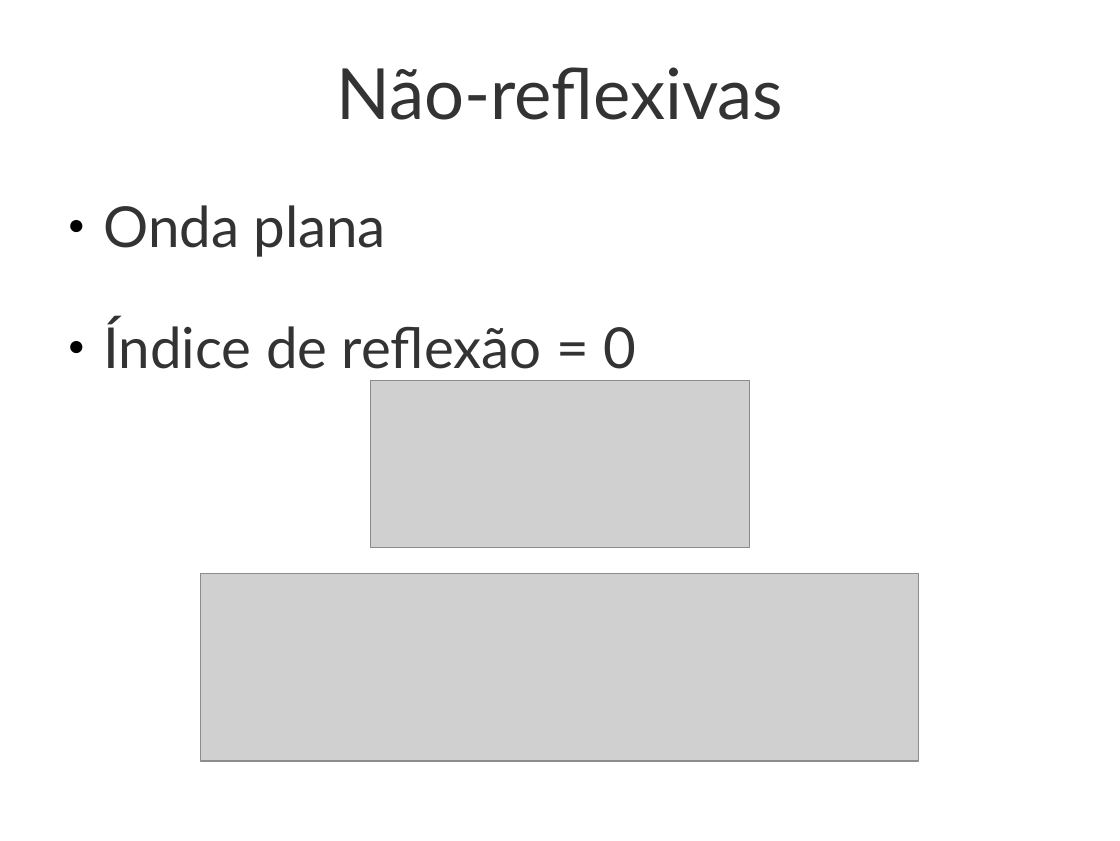
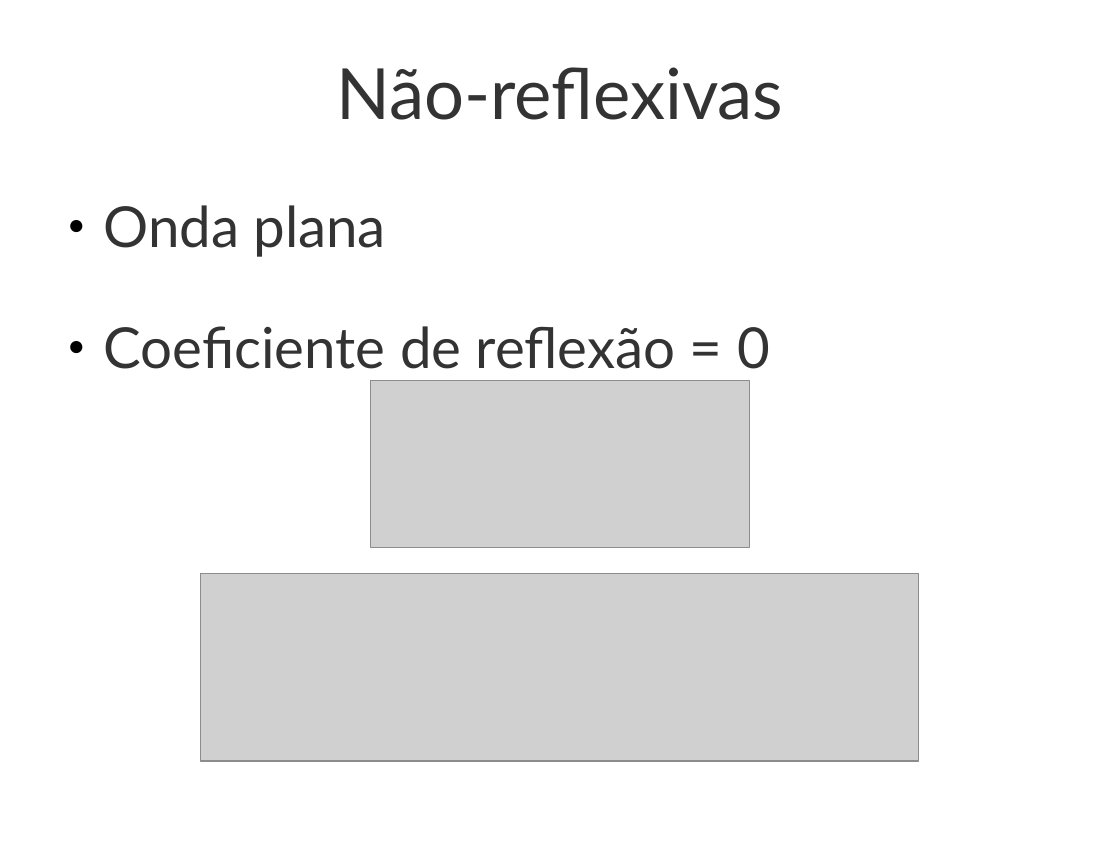
Before and after one commit to leouieda/aula-diferencas-finitas, a slide deck: slide 47 of modelagem-direta-diferencas-finitas.odp. Drawn at 1120x841 pixels with LibreOffice and Linux fonts; fonts in the diff are those of the drawing; grey boxes stand for pictures. Boxes give left, top, right and bottom in pixels: in the first picture for what was removed or moved away, otherwise in the second. Text is boxed around its words. In the diff, an @@ line names an element or a change of style, - is before the commit and + after.

```diff
--- a/modelagem-direta-diferencas-finitas.odp
+++ b/modelagem-direta-diferencas-finitas.odp
@@ text at [104,326,770,369]: text changed @@
-● Índice de reflexão = 0
+● Coeficiente de reflexão = 0
```
Also in this commit, not shown: 1 other slide changed, 2 other files.
